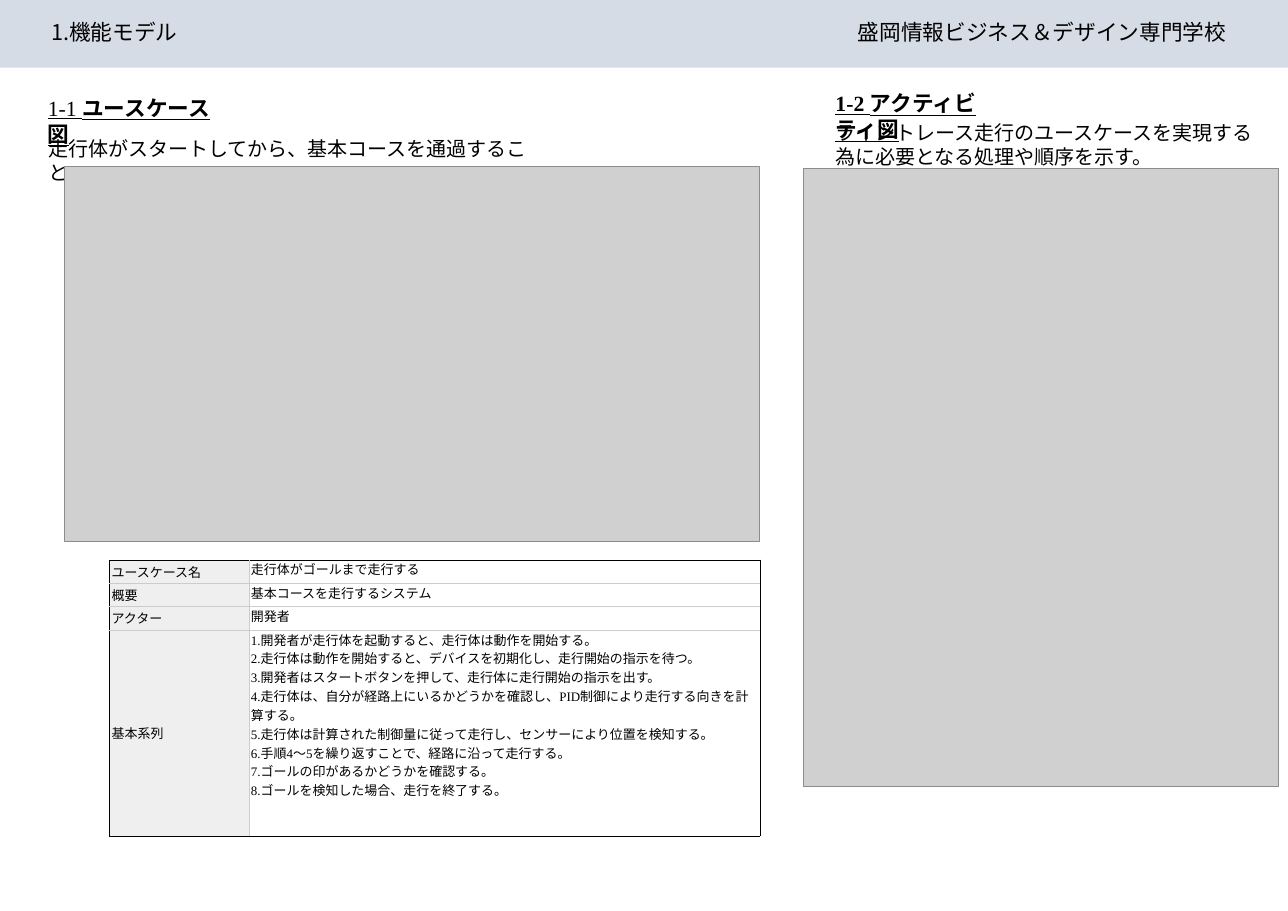
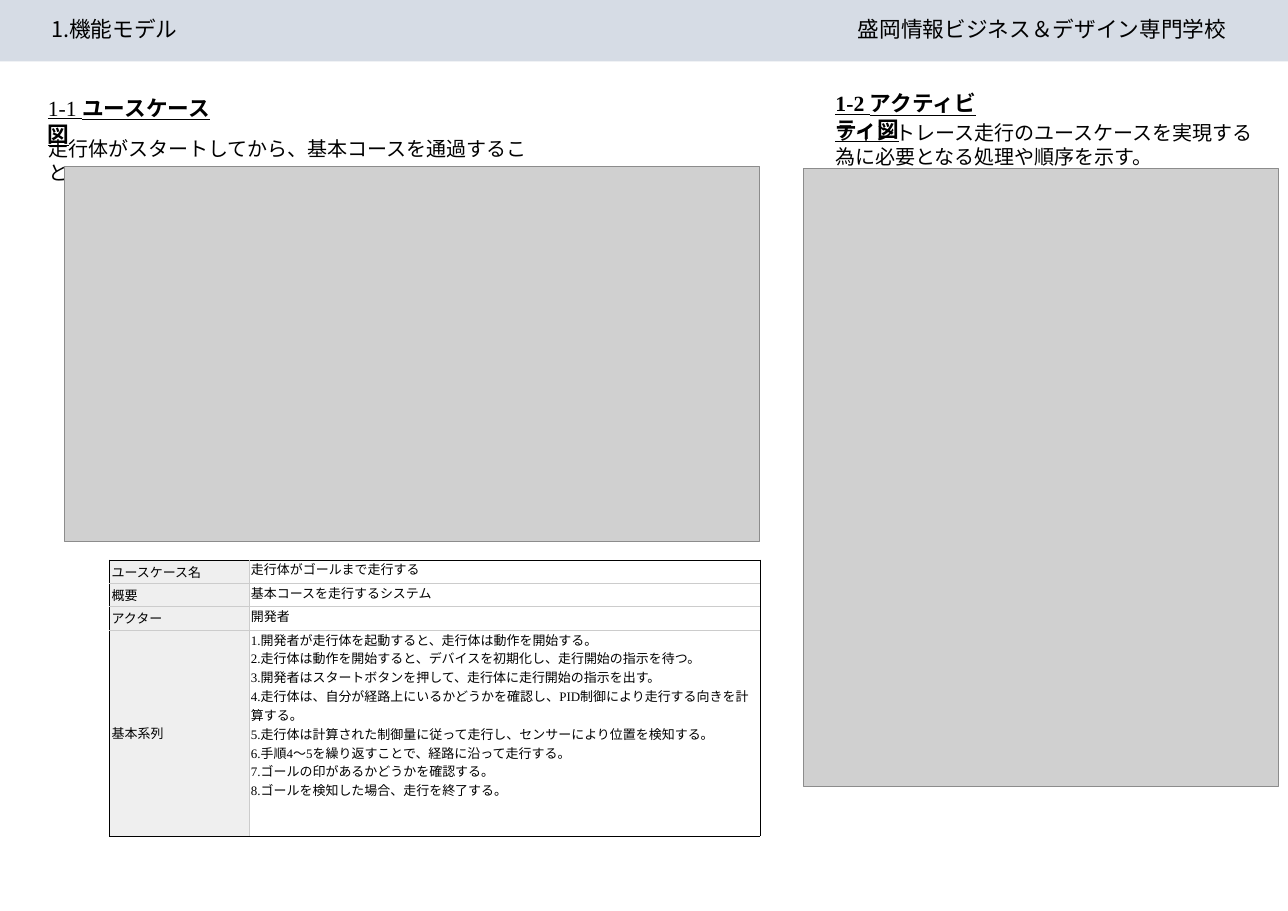
Before and after one commit to ishiki11/robot_b-team, a slide deck: slide 2 of model_file_template_primary.pptx. Drawn at 1288x911 pixels with LibreOffice and Linux fonts; fonts in the diff are those of the drawing; grey boxes stand for pictures. Boxes give left, top, right and bottom in pixels: in the first picture for what was removed or moved away, otherwise in the second. Text is boxed around its words. In the diff, an @@ line names an element or a change of style, - is before the commit and + after.

Commit message:
機能モデルの修正

```diff
--- a/model_file_template_primary.pptx
+++ b/model_file_template_primary.pptx
@@ title "1.機能モデル 盛岡情報ビジネス＆デザイン専門学校": place and size @@
-title "1.機能モデル 盛岡情報ビジネス＆デザイン専門学校" at [0, 0, 1288, 68]
+title "1.機能モデル 盛岡情報ビジネス＆デザイン専門学校" at [0, 0, 1288, 62]
```
Also in this commit, not shown: 2 other slides changed.
